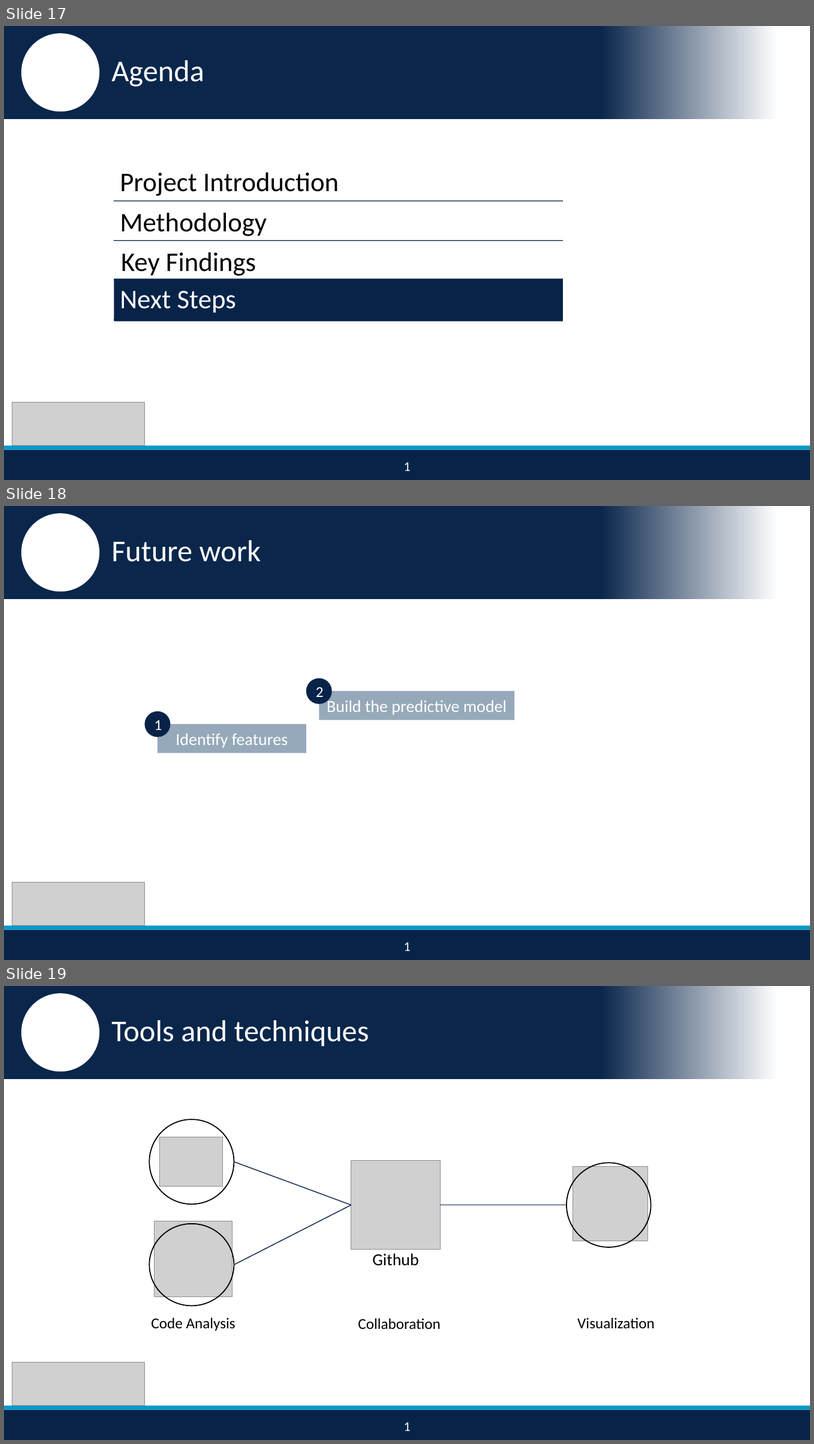
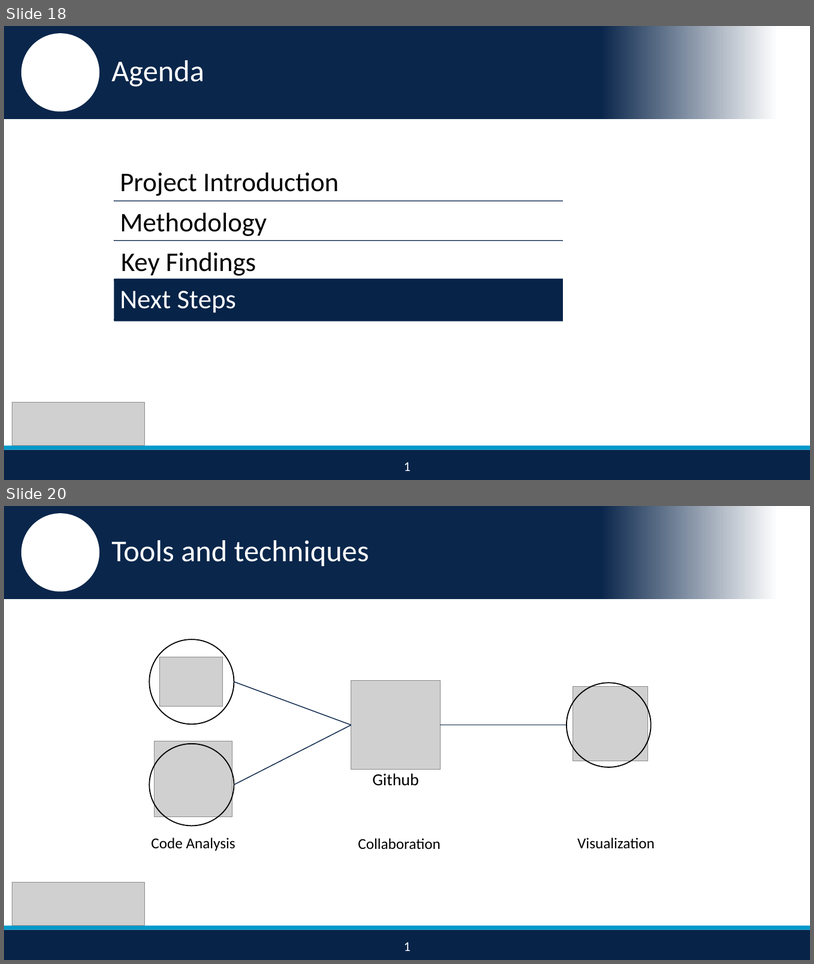
Before and after one commit to nikhilba/NOLA, a slide deck: Presentation/NOLA_Midterm_Presentation_v1.1.pptx. Shown one above the other, each under a label of ours: slides 17, 18 and 19 before the commit, slides 18 and 20 after it; the slides between them are not shown. The pictures are 814x1444 and 814x964 pixels, drawn with LibreOffice and Linux fonts; fonts in the diff are those of the drawing; grey boxes stand for pictures; background and template pictures are left out. Boxes give left, top, right and bottom in pixels: in the first picture for what was removed or moved away, otherwise in the second. Text is boxed around its words. In the diff, an @@ line names an element or a change of style, - is before the commit and + after.

```diff
--- a/Presentation/NOLA_Midterm_Presentation_v1.1.pptx
+++ b/Presentation/NOLA_Midterm_Presentation_v1.1.pptx
@@ slide 18 removed at (4,506,810,960), background #FFFFFF; not listed: 4 template elements that a slide beside it also shows @@
@@ text removed at (111,540,261,562) @@
-Future work
@@ ellipse removed at (306,678,332,704) @@
-2
@@ rectangle removed at (319,691,515,720) @@
-Build the predictive model
@@ ellipse removed at (145,711,171,737) @@
-1
@@ rectangle removed at (158,724,306,753) @@
-Identify features
@@ picture removed at (12,882,145,925) @@
@@ text removed at (404,942,411,951) @@
-1
@@ what was slide 17 is now slide 18 @@
@@ what was slide 19 is now slide 20 @@
```
Also in this commit, not shown: 7 slides changed, 3 slides added, 1 other slide removed.
